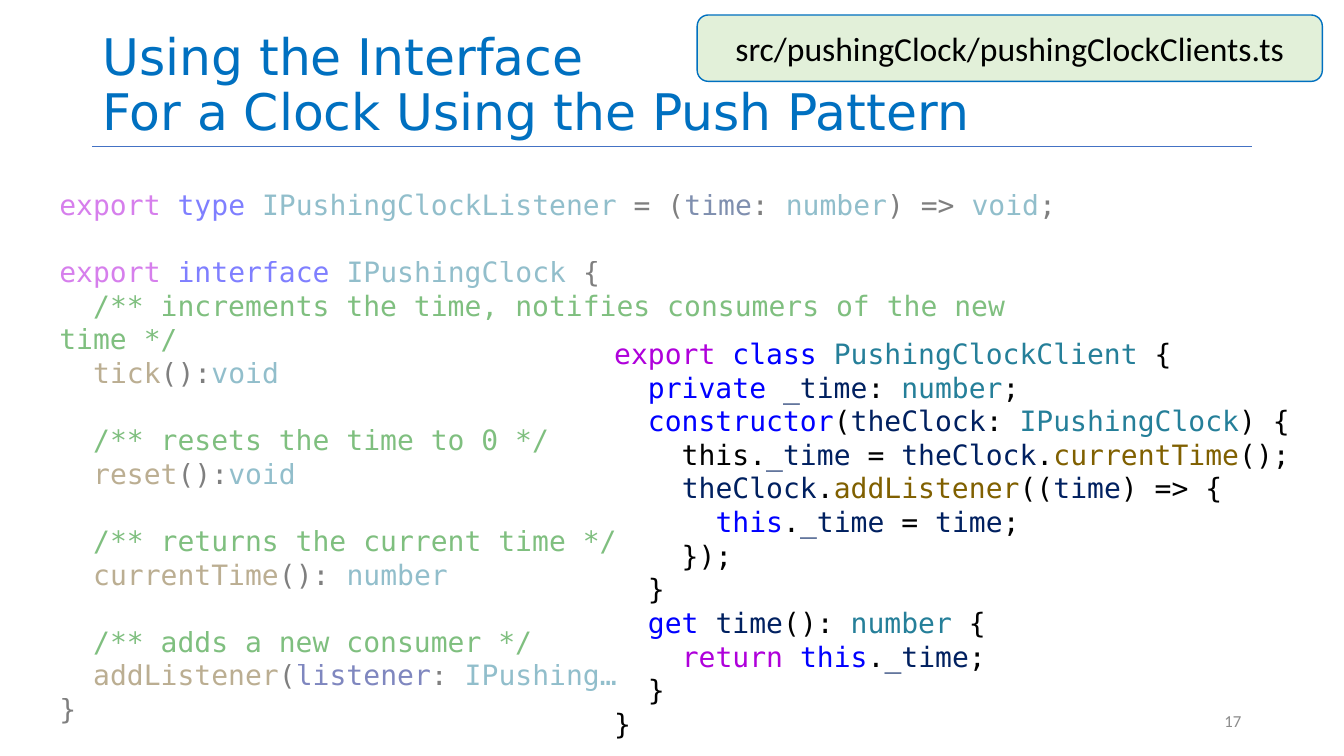
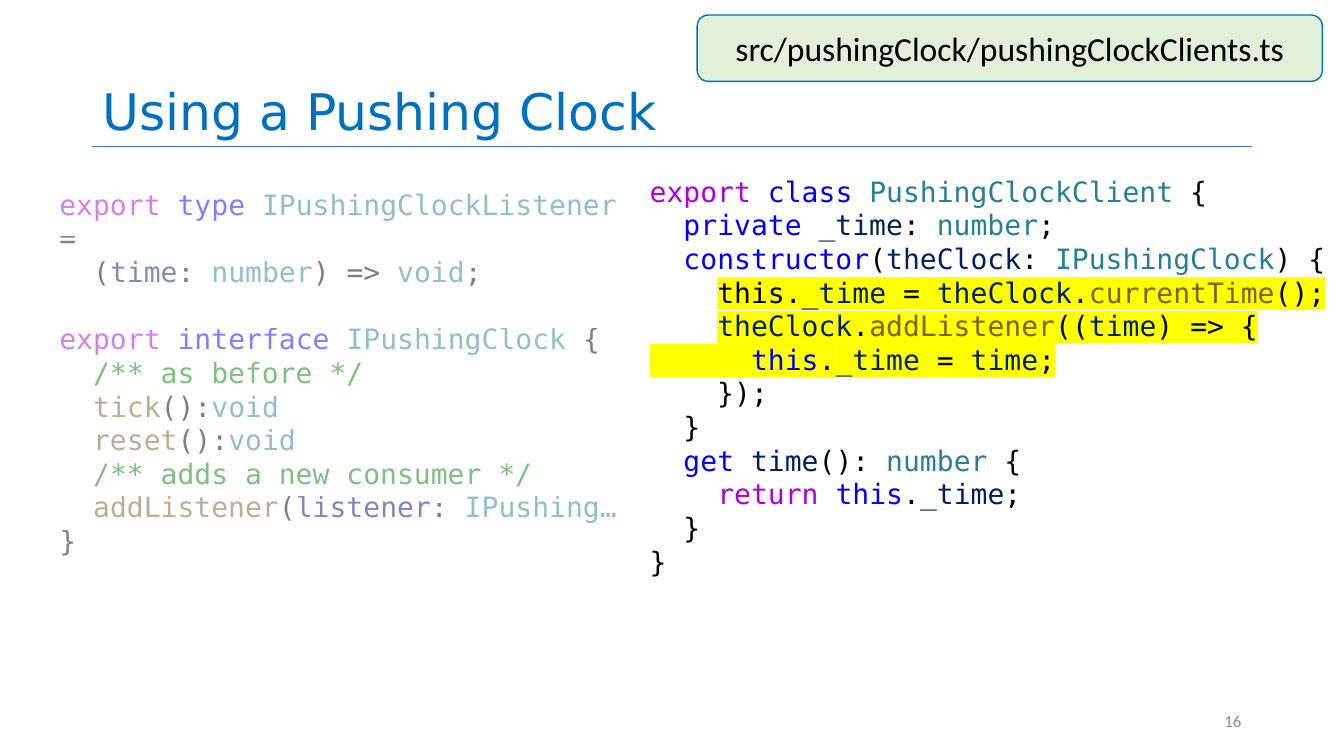
Before and after one commit to neu-se/CS4530-Spring-2026, a slide deck: slide 16 of Slides/Module 11.1 Interaction-Level Design.pptx (slide 17 before the commit). Drawn at 1344x756 pixels with LibreOffice and Linux fonts; fonts in the diff are those of the drawing. Boxes give left, top, right and bottom in pixels: in the first picture for what was removed or moved away, otherwise in the second. Text is boxed around its words. In the diff, an @@ line names an element or a change of style, - is before the commit and + after.

Commit message:
updated M11.1, M11.2

```diff
--- a/Slides/Module 11.1 Interaction-Level Design.pptx
+++ b/Slides/Module 11.1 Interaction-Level Design.pptx
@@ title at (102,91,656,141): text changed @@
-Using the Interface
-For a Clock Using the Push Pattern
+Using a Pushing Clock
@@ text "export class PushingClockClient {": place and size @@
-text "export class PushingClockClient {" at (614,342,1289,673)
+text "export class PushingClockClient {" at (650,180,1325,511)
@@ text at (59,193,617,286): text changed @@
-export type IPushingClockListener = (time: number) => void;
+export type IPushingClockListener =
+(time: number) => void;
@@ text at (717,281,1325,376): highlight none to #FFFF00 in "this._time = theClock.currentTime();", "theClock.addListener((time) => {", "this._time = time;" @@
@@ text at (161,362,312,384): text changed @@
-/** increments the time, notifies consumers of the new time */
+/** as before */
@@ text at (161,429,498,451): paragraph removed @@
-/** resets the time to 0 */
@@ text at (93,530,566,589): paragraphs removed @@
-/** returns the current time */
-currentTime(): number
@@ page number at (1224,716,1241,727): text changed @@
-17
+16
```
Also in this commit, not shown: 9 other slides changed, 6 slides added, 4 slides removed.
